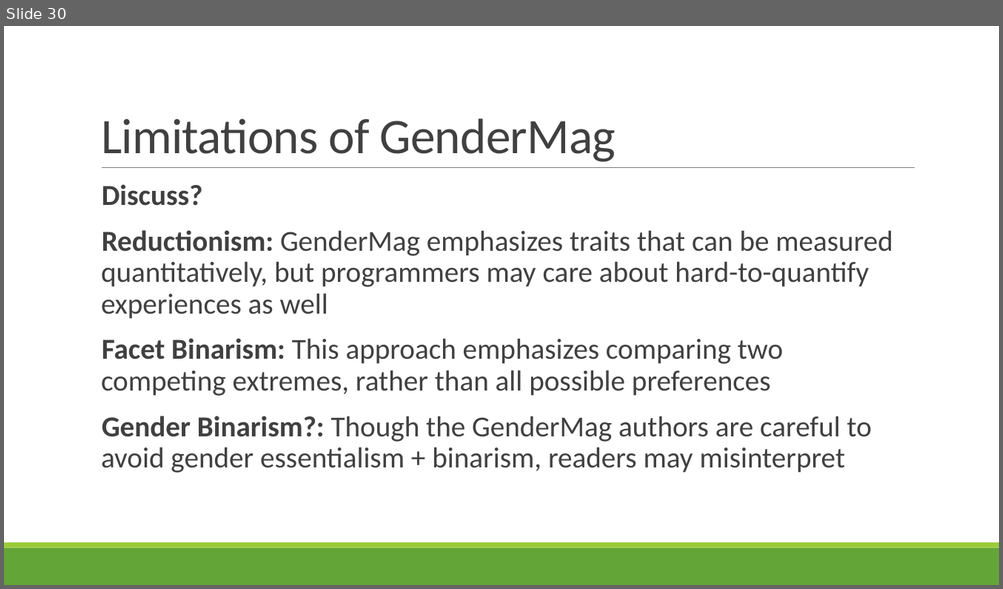
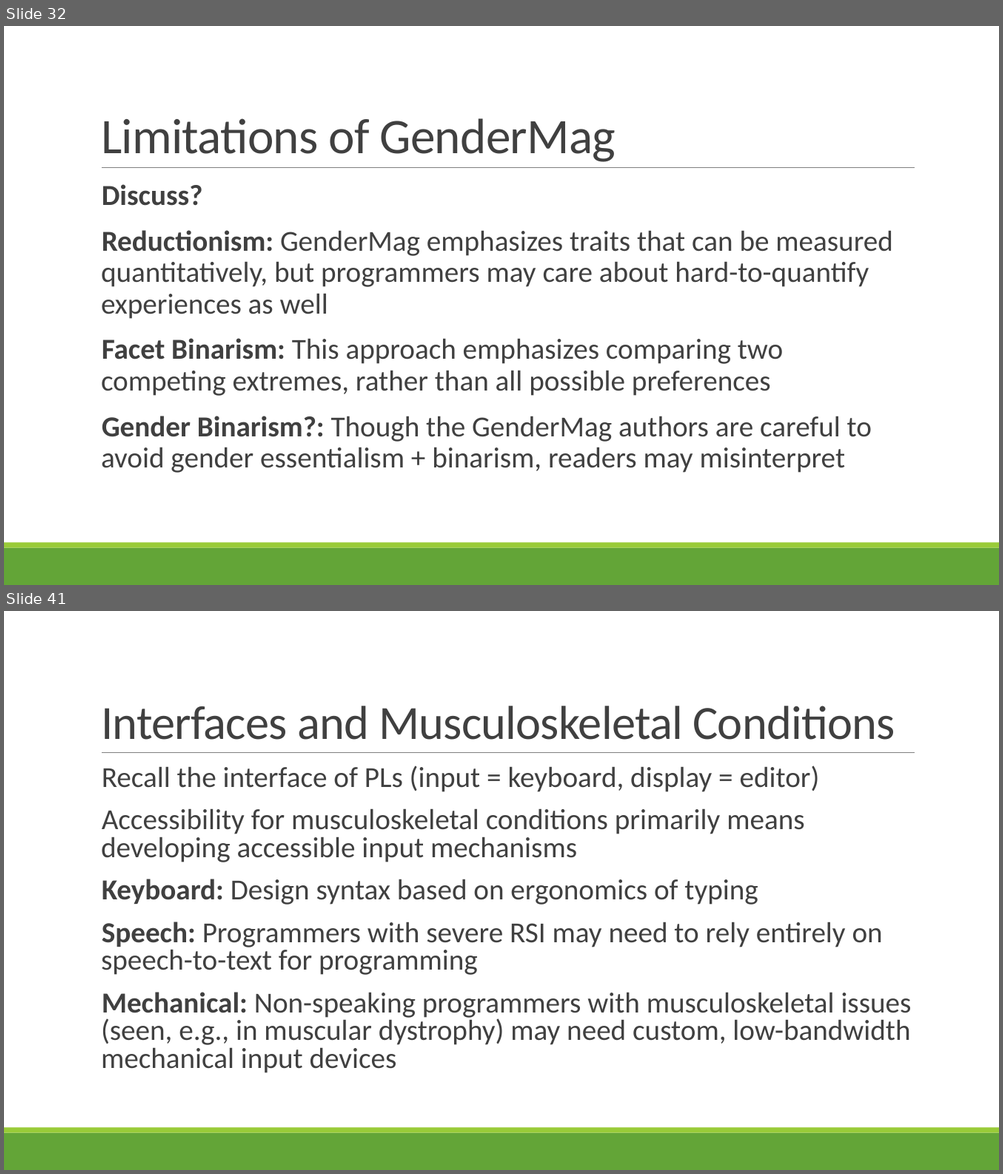
Before and after one commit to rbohrer/pl-course, a slide deck: LectureSlides/10GenderDisability.pptx. Shown one above the other, each under a label of ours: slide 30 before the commit, slides 32 and 41 after it; the slides between them are not shown. The pictures are 1003x589 and 1003x1174 pixels, drawn with LibreOffice and Linux fonts; fonts in the diff are those of the drawing. Boxes give left, top, right and bottom in pixels: in the first picture for what was removed or moved away, otherwise in the second. Text is boxed around its words. In the diff, an @@ line names an element or a change of style, - is before the commit and + after.

```diff
--- a/LectureSlides/10GenderDisability.pptx
+++ b/LectureSlides/10GenderDisability.pptx
@@ slide 41 added at box(4, 611, 999, 1170), background #FFFFFF; not listed: 3 template elements that a slide beside it also shows @@
@@ title added at box(101, 706, 895, 740), 46 pt, text #404040 @@
+Interfaces and Musculoskeletal Conditions
@@ text added at box(101, 766, 911, 1073), 28 pt, text #404040 @@
+  Recall the interface of PLs (input = keyboard, display = editor)
+  Accessibility for musculoskeletal conditions primarily means developing accessible input mechanisms
+  Keyboard: Design syntax based on ergonomics of typing
+  Speech: Programmers with severe RSI may need to rely entirely on speech-to-text for programming
+  Mechanical: Non-speaking programmers with musculoskeletal issues (seen, e.g., in muscular dystrophy) may need custom, low-bandwidth mechanical input devices
@@ what was slide 30 is now slide 32 @@
```
Also in this commit, not shown: 3 slides changed, 19 other slides added, 1 slide removed.
